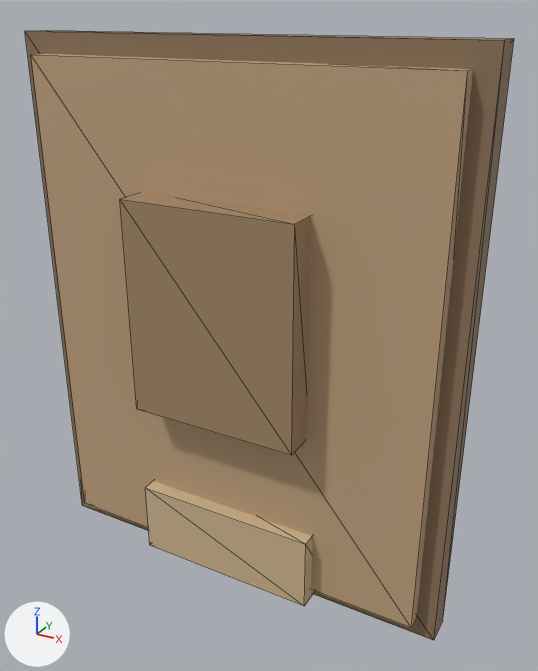
Before and after pictures for a commit that changed the glTF model models/items/wood_shield/model.gltf.
The view is the same before and after, from a 50 mm camera at (0.357, -0.588, 0.35) aimed at (0.017, 0.03, 0.041). The axes (+X, +Y, +Z) are drawn at lower left. The lights are the same throughout. The picture after the commit comes second. Mesh edges are drawn as thin lines. Vertices at exactly the same position are counted once.

Objects in the first picture: 'wood_shield'.
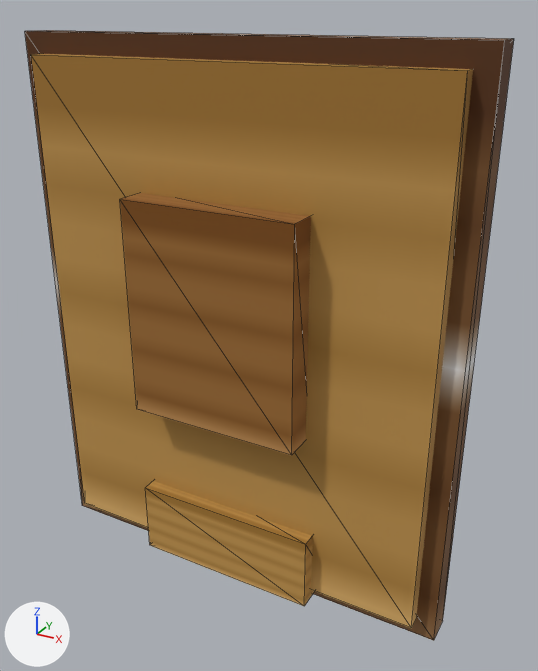
Pixel boxes [x1, y1, x2, y2] of what changed, in the pictures (538 x 671 px):
'wood_shield', surface changed (darker): [25, 30, 514, 640] in both

Patch to the scene script:
```diff
--- a/models/items/wood_shield/model.gltf.py
+++ b/models/items/wood_shield/model.gltf.py
@@ img_diffuse_png @@
+img_diffuse_png = load_image('diffuse.png', '../bread/textures/diffuse.png', 64, 64, 'sRGB')
@@ mat_head @@
 mat_head = principled_material('head')
-mat_head.base_color = (0.549, 0.376, 0.22)  # beige #c4a581
+mat_head.texture = img_diffuse_png
 mat_head.metallic = 0.05
@@ mat_edge @@
 mat_edge = principled_material('edge')
-mat_edge.base_color = (0.282, 0.188, 0.11)  # brown #91785d
+mat_edge.texture = img_diffuse_png
 mat_edge.metallic = 0.05
@@ mat_accent @@
 mat_accent = principled_material('accent')
-mat_accent.base_color = (0.376, 0.251, 0.141)  # brown #a58969
+mat_accent.texture = img_diffuse_png
 mat_accent.metallic = 0.05
@@ mat_binding @@
 mat_binding = principled_material('binding')
-mat_binding.base_color = (0.627, 0.471, 0.282)  # beige #cfb791
+mat_binding.texture = img_diffuse_png
 mat_binding.roughness = 0.95
@@ me_wood_shield @@
 me_wood_shield.from_pydata(...)  # 40 vertices, 60 faces; spans x -0.23..0.23, y -0.06..0.11, z -0.23..0.33
 # used by ob_wood_shield; location = (0.0, 0.0, 0.0)
+# me_wood_shield part 1: texture (UV) coordinates of 60 of 60 faces, centred in x -0.23..0.23, y -0.06..0.11, z -0.23..0.33, changed; they spanned u 0.0..1.0, v 0.0..1.0 and now span u 0.02..0.98, v 0.52..0.98
 me_wood_shield.materials.append(mat_head)
```
